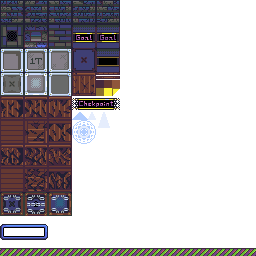
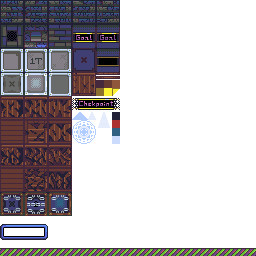
The second 256x256 image is a revision of the first. Changes to its layers:
painted on "Layer" over <box>112,112,120,144</box>
